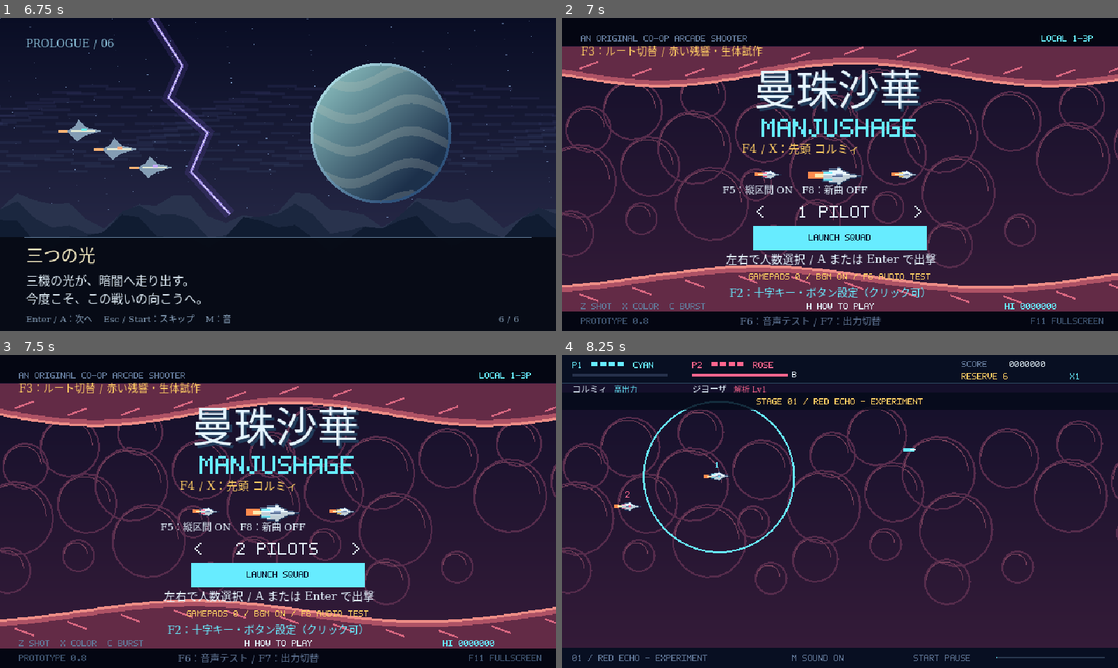
Above: before the commit, frames 1-4 (two rows, left to right).
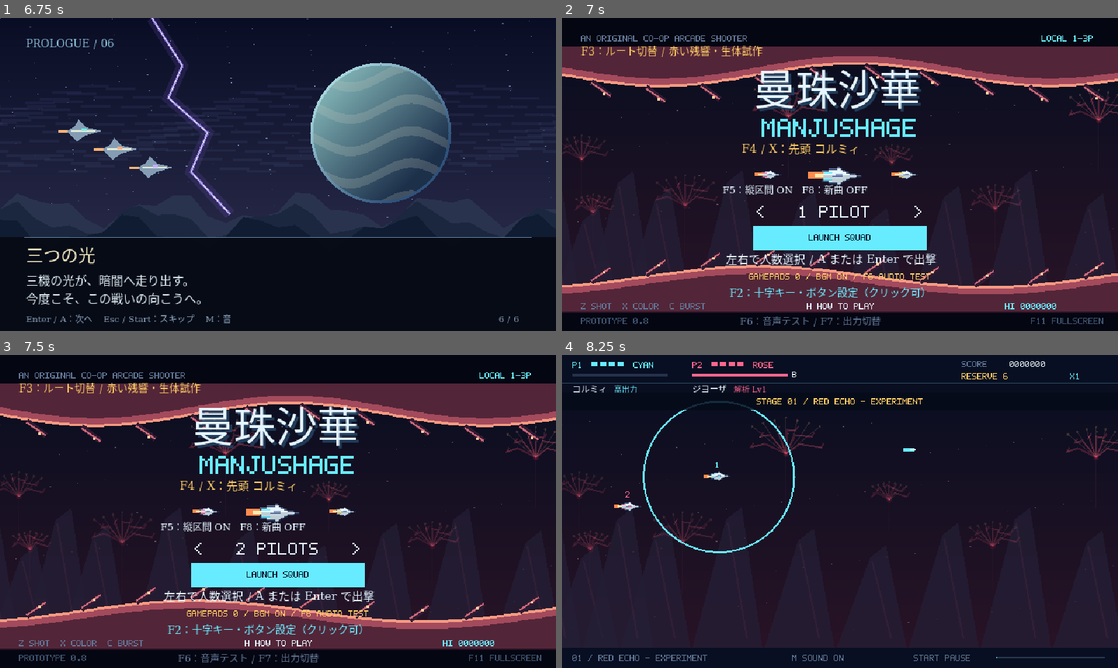
Above: after the commit, the same moments.

Repository: coshimagame/manjusyage
Game: Godot game, scene res://prologue.tscn
The game is run twice, just before and just after one commit, with the same random seed, the same clock (stepped at 60 frames per second) and the same inputs. Sound files missing from this copy of the repository are replaced by a short silence.
Inputs (mouse positions are in pixels of both pictures, inside the frame that each line leads up to):
- Up to frame 1 (6.75 s): tap Enter at 0.5, 4.35 s; move the mouse to (400, 158) at 0.52 s; hold Right 0.53-1.28 s; tap M at 0.6 s; click (400, 158) at 0.67 s; tap Space at 0.77, 1.52, 3.02, 3.77, 4.52, 6.02 s; move the mouse to (166, 190) at 1.27 s; hold Down 1.28-2.03 s; tap 1 at 1.35 s; move the mouse to (333, 105) at 2.02 s; hold Right 2.03-2.78 s; tap 2 at 2.1 s; move the mouse to (250, 237) at 2.77 s; hold Up 2.78-3.53 s; tap 3 at 2.85 s; click (250, 237) at 2.92 s; move the mouse to (444, 221) at 3.52 s; hold Left 3.53-5.03 s; tap H at 3.6 s; move the mouse to (111, 127) at 4.27 s; move the mouse to (305, 174) at 5.02 s; hold Down 5.03-5.78 s; tap P at 5.1 s; click (305, 174) at 5.17 s; move the mouse to (194, 96) at 5.77 s; hold Right 5.78-6.53 s; tap X at 5.85 s; move the mouse to (400, 158) at 6.52 s; hold Up from 6.53 s (still down); tap F at 6.6 s
- Up to frame 2 (7 s): keep holding Up; tap Space at 6.77 s
- Up to frame 3 (7.5 s): move the mouse to (166, 527) at 7.27 s; release Up at 7.28 s; hold Right from 7.28 s (still down); tap O at 7.35 s; click (166, 527) at 7.42 s
- Up to frame 4 (8.25 s): tap Space at 7.52 s; move the mouse to (895, 442) at 8.02 s; release Right at 8.03 s; hold Down from 8.03 s (still down); tap C at 8.1 s

Frame 1 is identical in both runs. In frame 2, 7.4% of the frame differs, in the area x 0-100%, y 9-95%; in frame 3, 7.4%; in frame 4, 5.5%.

Commit message:
feat(visual): replace bio-stage wire circles with crimson spider lilies and layered tissue scenery

Diff:
--- a/biological_stage.gd
+++ b/biological_stage.gd
@@ -73,29 +73,77 @@
 func exposed() -> bool:
 	return armor.size()==2 and armor[0]<=0 and armor[1]<=0
 
+# BIO VFX v0.9: pale-red lilies are scenery, never hitboxes or bullets.
+# Draw them behind combat, using only original vector/pixel geometry.
+func draw_spider_lily(g, pos: Vector2, radius: float, opacity: float):
+	var stem=Color(0.49,0.23,0.35,opacity*.55)
+	var petal=Color(0.97,0.28,0.43,opacity)
+	var edge=Color(1.0,0.61,0.56,opacity*.65)
+	g.draw_line(pos+Vector2(0,radius*1.7),pos,stem,1)
+	for i in range(6):
+		var a=-PI*.91+float(i)*PI*.165
+		var tip=pos+Vector2(cos(a)*radius,sin(a)*radius*.67)
+		var bend=pos+Vector2(cos(a)*radius*.48-4,sin(a)*radius*.55-5)
+		g.draw_polyline(PackedVector2Array([pos,bend,tip,tip+Vector2(3,-5)]),petal,2)
+		g.draw_line(bend+Vector2(-1,-1),tip,edge,1)
+	for i in range(7):
+		var spread=float(i-3)
+		var end=pos+Vector2(spread*radius*.31,-radius*(1.0-absf(spread)*.08))
+		var bend=pos+Vector2(spread*radius*.19,-radius*.47)
+		g.draw_polyline(PackedVector2Array([pos,bend,end]),edge,1)
+		g.draw_circle(end,1.5,Color(1.0,.77,.48,opacity*.75))
+	g.draw_circle(pos,3.5,Color(.82,.16,.30,opacity*.9))
+
 func draw_background(g):
-	for y in range(33,338):
-		g.draw_line(Vector2(0,y),Vector2(640,y),Color("100f29").lerp(Color("341b38"),float(y)/338))
-	for i in range(28):
-		var x=fposmod(i*71-g.travel*.17,720)-40
-		var y=85+(i*43)%185
-		g.draw_arc(Vector2(x,y),18+(i%4)*8,0,TAU,20,Color("562c4c"),2)
-		g.draw_arc(Vector2(x-3,y-2),13+(i%4)*8,PI,TAU,16,Color("76405a"),1)
+	# Deep space / dusty crimson atmosphere. No repetitive neon wire circles.
+	for y in range(33,338,2):
+		var blend=float(y-33)/305.0
+		var col=Color("090e20").lerp(Color("291326"),blend)
+		g.draw_rect(Rect2(0,y,640,2),col)
+	# Three depths of small, static-to-slow-moving cosmic dust.
+	for i in range(80):
+		var depth=float(i%3+1)
+		var sx=floor(fposmod(float(i*89)-g.travel*(.015+.013*depth),680.0)-20)
+		var sy=47+float((i*67)%270)
+		var light=Color(.42,.50,.65,.17) if depth<2 else Color(.89,.66,.70,.37)
+		g.draw_rect(Rect2(sx,sy,1 if depth<3 else 2,1),light)
+	# Dark distant tissue strata and diagonal light veins.
+	for i in range(12):
+		var x=floor(fposmod(i*83-g.travel*.09,790)-80)
+		var offset=sin(float(i)*1.6)*22
+		var body=PackedVector2Array([Vector2(x-17,338),Vector2(x+22,211+offset),Vector2(x+40,197+offset),Vector2(x+64,338)])
+		g.draw_colored_polygon(body,Color(.14,.12,.21,.72))
+		g.draw_line(Vector2(x+24,215+offset),Vector2(x+46,326),Color(.35,.17,.28,.25),2)
+	# Spider-lily silhouettes: recognizable petals, long stamens, dark enough
+	# that magenta enemy projectiles retain the strongest local contrast.
+	for i in range(9):
+		var x=floor(fposmod(float(i)*119-g.travel*.17,820.0)-95)
+		var y=110+float((i*53)%155)
+		var size=float(21+(i%4)*7)
+		draw_spider_lily(g,Vector2(x,y),size,.22 if i%3==0 else .13)
 	if g.travel<500 and g.mode!="menu": return
+	# Keep ceiling/floor exactly aligned with the existing damage geometry.
 	for x in range(0,640,4):
 		var top=ceiling(x,g.travel,g.clock)
 		var bottom=floor_y(x,g.travel,g.clock)
-		g.draw_rect(Rect2(x,33,4,top-33),Color("632b46"))
-		g.draw_rect(Rect2(x,top-8,4,5),Color("ae5265"))
-		g.draw_rect(Rect2(x,top-3,4,3),Color("ed8d86"))
-		g.draw_rect(Rect2(x,bottom,4,338-bottom),Color("632b46"))
-		g.draw_rect(Rect2(x,bottom,4,3),Color("ed8d86"))
-		g.draw_rect(Rect2(x,bottom+3,4,5),Color("ae5265"))
-	for i in range(12):
-		var x=fposmod(i*61-g.travel*.4,730)-40
+		g.draw_rect(Rect2(x,33,4,top-33),Color("532538"))
+		g.draw_rect(Rect2(x,top-10,4,10),Color("a34a5d"))
+		g.draw_rect(Rect2(x,top-3,4,3),Color("f69a81"))
+		g.draw_rect(Rect2(x,bottom,4,338-bottom),Color("532538"))
+		g.draw_rect(Rect2(x,bottom,4,3),Color("f69a81"))
+		g.draw_rect(Rect2(x,bottom+3,4,7),Color("a34a5d"))
+	# Articulated ribs and bioluminescent veins along the safe area edges.
+	for i in range(14):
+		var x=floor(fposmod(float(i)*63-g.travel*.44,800.0)-90)
 		for side in [0,1]:
-			var y=ceiling(x,g.travel,g.clock)-12 if side==0 else floor_y(x,g.travel,g.clock)+12
-			g.draw_line(Vector2(x,y),Vector2(x+22,y-8 if side==0 else y+8),Color("db6982"),2)
+			var upper=side==0
+			var border=ceiling(x,g.travel,g.clock) if upper else floor_y(x,g.travel,g.clock)
+			var direction=1 if upper else -1
+			var root=Vector2(x,border)
+			var rib=Vector2(x+22,border+direction*17)
+			g.draw_line(root,rib,Color("311b33"),6)
+			g.draw_line(root+Vector2(0,direction*2),rib,Color("cb6876"),2)
+			g.draw_rect(Rect2(x+13,border+direction*13,3,3),Color("ffd0a2"))
 
 func draw_organs(g):
 	for organ in organs:
